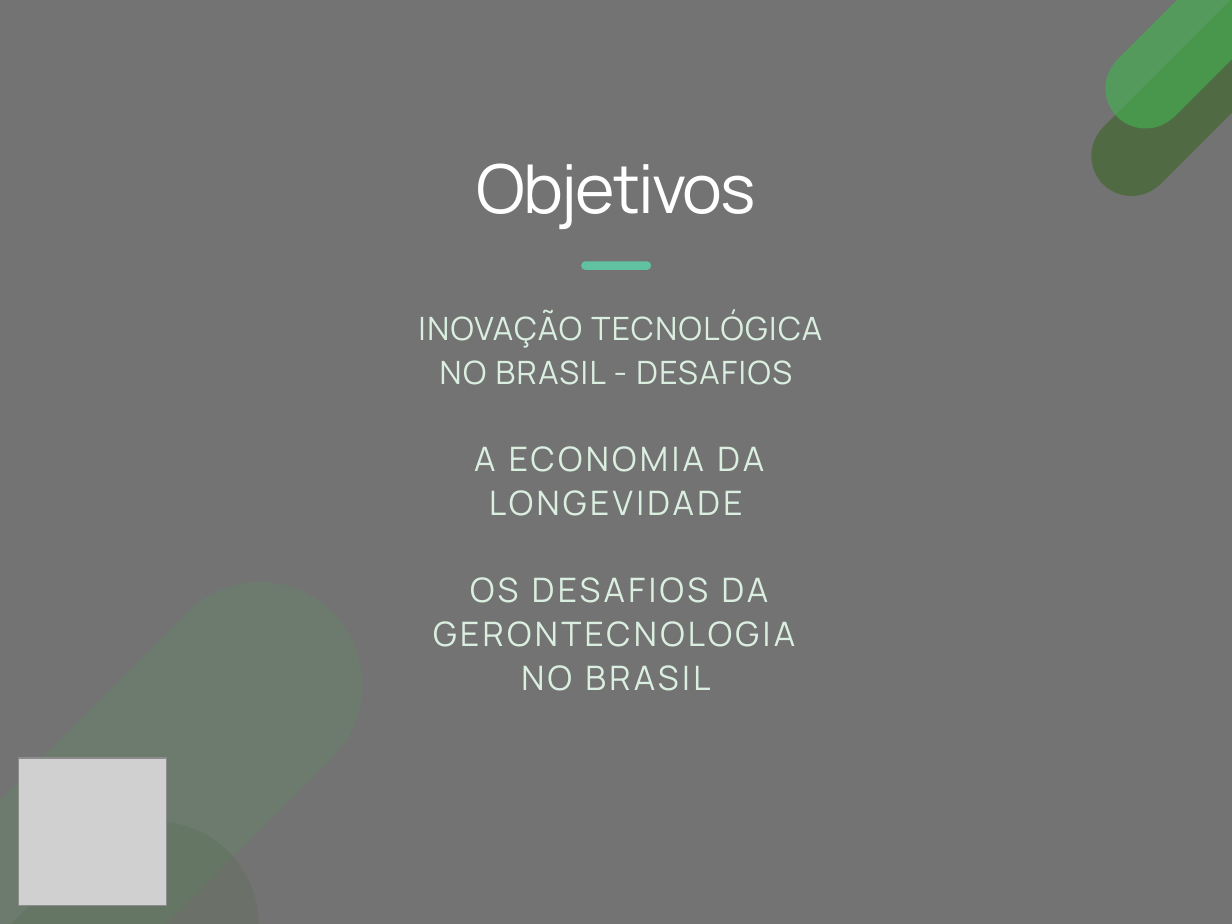
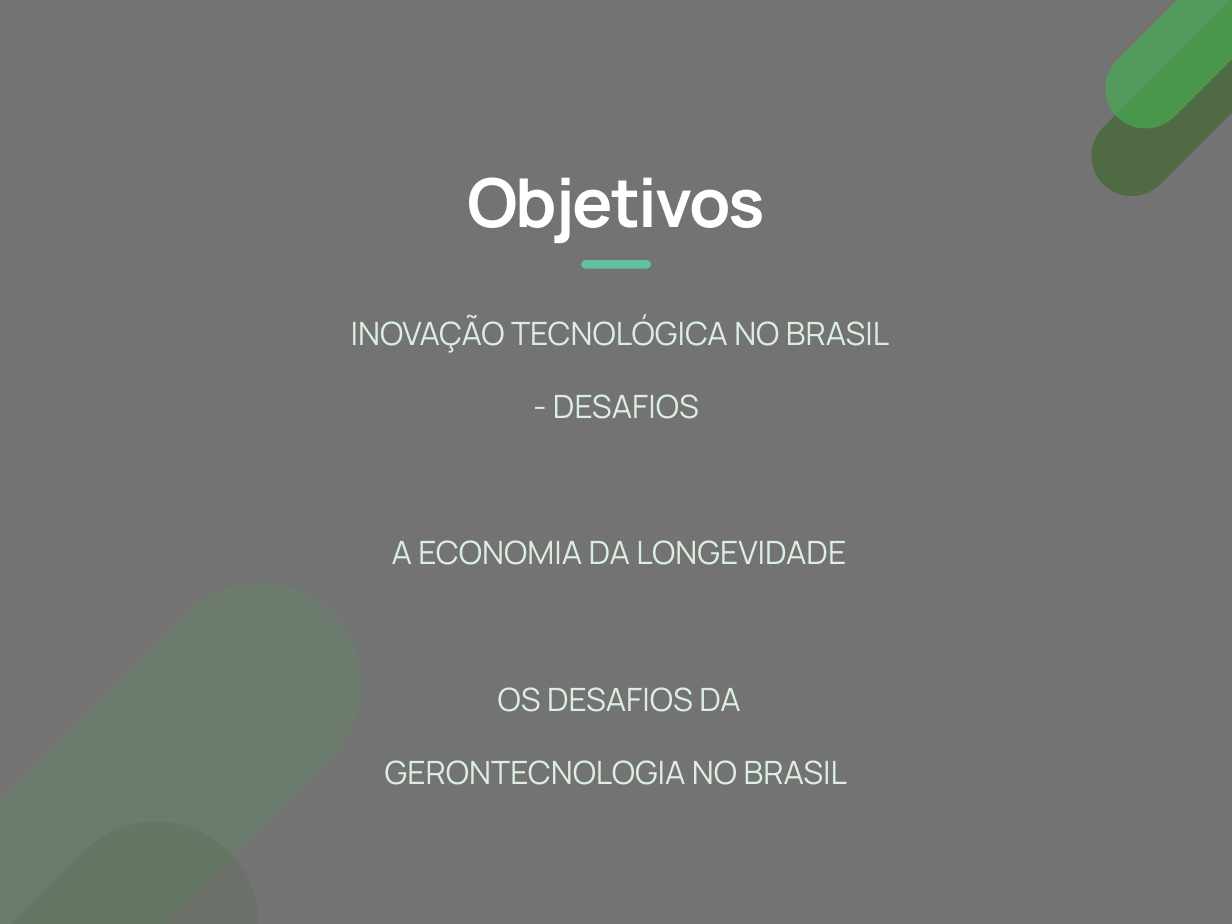
Before and after one commit to josenaldo/apresentacao-sbg-2020, a slide deck: slide 5 of apresentacao-sbg-2020.pptx (slide 4 before the commit). Drawn at 1232x924 pixels with LibreOffice and Linux fonts; fonts in the diff are those of the drawing; grey boxes stand for pictures; background and template pictures are left out. Boxes give left, top, right and bottom in pixels: in the first picture for what was removed or moved away, otherwise in the second. Text is boxed around its words. In the diff, an @@ line names an element or a change of style, - is before the commit and + after.

```diff
--- a/apresentacao-sbg-2020.pptx
+++ b/apresentacao-sbg-2020.pptx
@@ title "Objetivos": place and size @@
-title "Objetivos" at [476,163,755,229]
+title "Objetivos" at [467,177,764,243]
@@ title "Objetivos" at [467,177,764,243]: bold on; line spacing 50.4pt to 1; vertical alignment top to middle @@
@@ freeform shape removed at [581,261,651,270] @@
@@ freeform shape added at [581,260,651,269], fill #61C2A2 @@
@@ text "INOVAÇÃO TECNOLÓGICA NO BRASIL - ...": place and size @@
-text "INOVAÇÃO TECNOLÓGICA NO BRASIL - ..." at [418,310,822,691]
+text "INOVAÇÃO TECNOLÓGICA NO BRASIL - ..." at [351,315,889,785]
@@ text "INOVAÇÃO TECNOLÓGICA NO BRASIL - ..." at [351,315,889,785]: letter spacing 0.9 to 0 pt in "INOVAÇÃO TECNOLÓGICA NO BRASIL - DESAFIOS"; size 21 to 20 pt, letter spacing 2.1 to 0 pt in "A ECONOMIA DA LONGEVIDADE", "OS DESAFIOS DA GERONTECNOLOGIA NO BRASIL"; line spacing 27.3pt to 1.9 @@
@@ freeform shape removed at [0,540,405,924] @@
@@ freeform shape added at [0,540,405,924], fill #45AF53 at 15% opacity @@
@@ freeform shape removed at [0,778,301,924] @@
@@ freeform shape added at [0,778,301,924], fill #3E662C at 15% opacity @@
@@ picture removed at [18,757,166,905] @@
```
Also in this commit, not shown: 3 other slides changed, 1 slide added, 6 other files.
